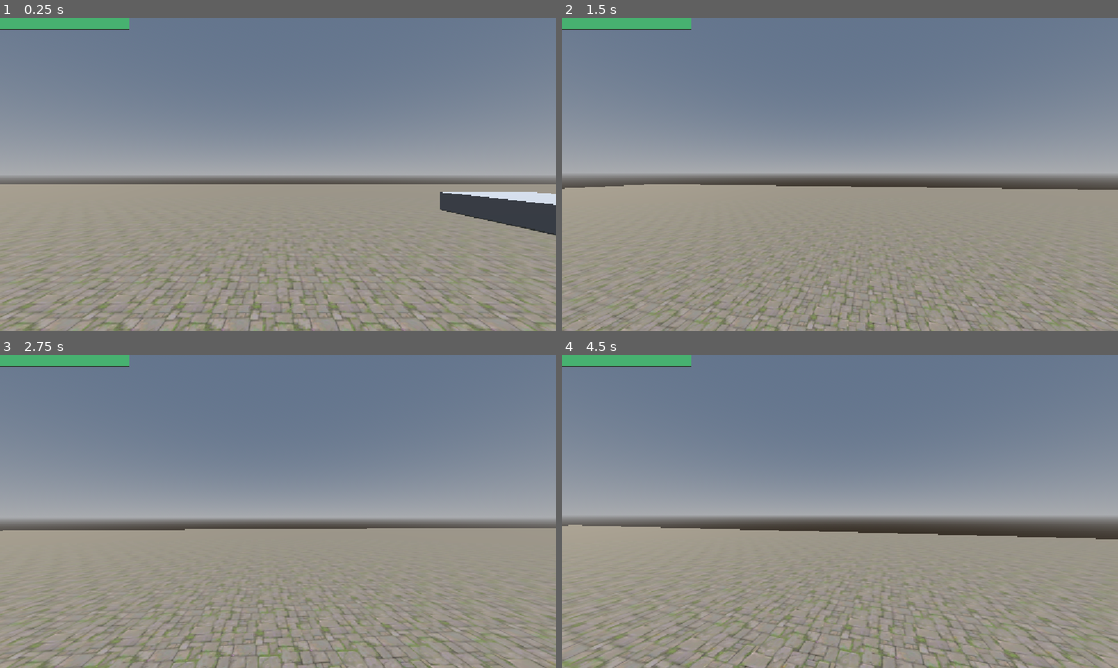
Above: before the commit, frames 1-4 (two rows, left to right).
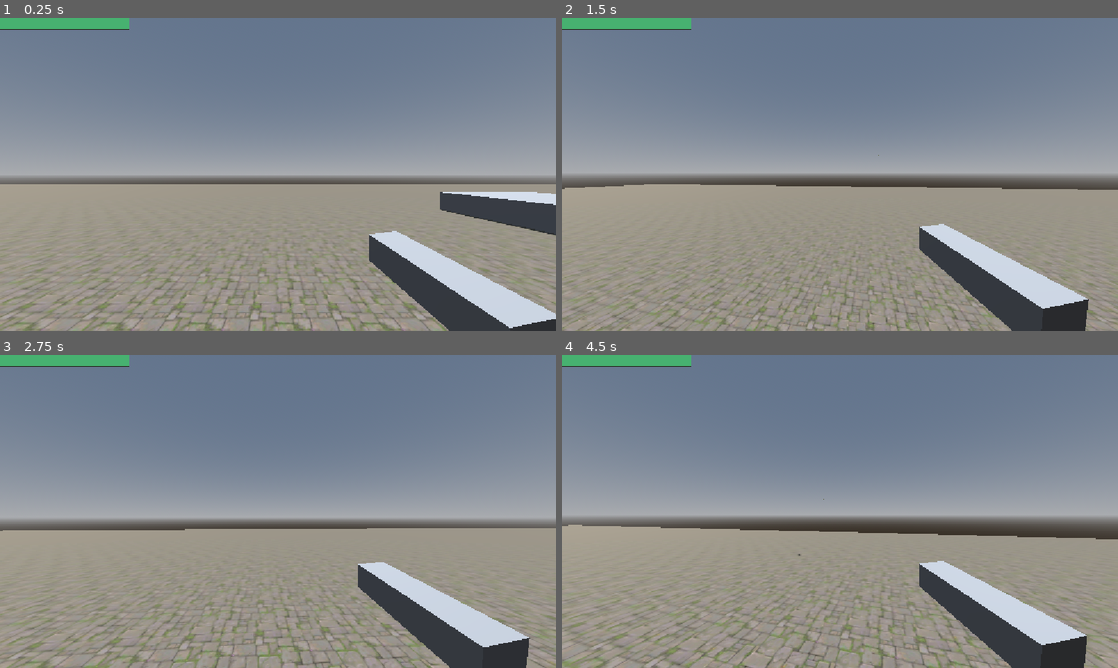
Above: after the commit, the same moments.

Repository: JoaoMoissa/COUNTING-BULLETS
Game: Godot game, scene res://scenes/wold.tscn
Two runs of this game, one before a commit and one after it. Both use one fixed random seed, a clock stepped at 60 frames per second and the inputs below. The project has no main scene, so this scene is started directly.
Inputs (mouse positions are in pixels of both pictures, inside the frame that each line leads up to):
- Up to frame 1 (0.25 s): no input
- Up to frame 2 (1.5 s): tap Enter at 0.5 s; move the mouse to (867, 174) at 0.52 s; hold W (up) from 0.53 s (still down); click (867, 174) at 0.6 s; tap Space (jump) at 0.77 s; move the mouse to (812, 174) at 1.27 s; tap Shift (sprint) at 1.35 s
- Up to frame 3 (2.75 s): keep holding W (up); tap Space (jump) at 1.52 s; click (250, 511) at 1.55 s; move the mouse to (289, 505) at 2.02 s; click (289, 505) at 2.1 s
- Up to frame 4 (4.5 s): keep holding W (up); move the mouse to (834, 517) at 2.77 s; click (834, 517) at 2.85 s; tap Space (jump) at 3.02, 3.77 s; move the mouse to (878, 514) at 3.52 s; hold Shift (sprint) 3.53-4.28 s; click (878, 514) at 3.8 s; move the mouse to (795, 508) at 4.27 s; click (795, 508) at 4.35 s

The runs differ from the first frame. In frame 1, 5.3% of the frame differs, in the area x 66-100%, y 68-100%; in frame 2, 5.0%; in frame 3, 5.1%; in frame 4, 5.0%.

Commit message:
Feat: add weapon and bullets fundations

Diff:
--- a/project.godot
+++ b/project.godot
@@ -55,6 +55,11 @@
 "events": [Object(InputEventKey,"resource_local_to_scene":false,"resource_name":"","device":-1,"window_id":0,"alt_press …(195 unchanged characters)…
 ]
 }
+shoot={
+"deadzone": 0.2,
+"events": [Object(InputEventMouseButton,"resource_local_to_scene":false,"resource_name":"","device":-1,"window_id":0,"alt_pressed":false,"shift_pressed":false,"ctrl_pressed":false,"meta_pressed":false,"button_mask":1,"position":Vector2(231, 15),"global_position":Vector2(240, 63),"factor":1.0,"button_index":1,"canceled":false,"pressed":true,"double_click":false,"script":null)
+]
+}
 
 [physics]
 
--- /dev/null
+++ b/scenes/bullet.tscn
@@ -0,0 +1,19 @@
+[gd_scene format=3 uid="uid://b7w1ce10rrs24"]
+
+[ext_resource type="Script" uid="uid://vnm4b05bi4b2" path="res://scripts/bullet.gd" id="1_mkf8s"]
+
+[sub_resource type="BoxMesh" id="BoxMesh_g4v7s"]
+size = Vector3(0.05, 0.05, 0.5)
+
+[sub_resource type="StandardMaterial3D" id="StandardMaterial3D_57qmd"]
+albedo_color = Color(1, 1, 0.44313726, 0.18431373)
+
+[node name="Bullet" type="Node3D" unique_id=2009687699]
+script = ExtResource("1_mkf8s")
+
+[node name="MeshInstance3D" type="MeshInstance3D" parent="." unique_id=494437680]
+mesh = SubResource("BoxMesh_g4v7s")
+surface_material_override/0 = SubResource("StandardMaterial3D_57qmd")
+
+[node name="RayCast3D" type="RayCast3D" parent="." unique_id=1393821387]
+target_position = Vector3(0, 0, -0.6)
--- /dev/null
+++ b/scenes/revolver.tscn
@@ -0,0 +1,14 @@
+[gd_scene format=3 uid="uid://clyyf2s1ycx38"]
+
+[sub_resource type="BoxMesh" id="BoxMesh_g4v7s"]
+size = Vector3(0.49121094, 0.12011719, 0.13574219)
+
+[node name="Revolver" type="Node3D" unique_id=187879373]
+
+[node name="MeshInstance3D" type="MeshInstance3D" parent="." unique_id=1346209894]
+transform = Transform3D(-4.371139e-08, 0, 1, 0, 1, 0, -1, 0, -4.371139e-08, 0, 0, 0)
+mesh = SubResource("BoxMesh_g4v7s")
+
+[node name="RayCast3D" type="RayCast3D" parent="." unique_id=59567347]
+transform = Transform3D(1, 0, 0, 0, 1, 0, 0, 0, 1, 0, 0, -0.24103788)
+target_position = Vector3(0, 0, -1)
--- a/scenes/wold.tscn
+++ b/scenes/wold.tscn
@@ -5,6 +5,7 @@
 [ext_resource type="PackedScene" uid="uid://bcle362tgkiik" path="res://components/health_component.tscn" id="3_baeb5"]
 [ext_resource type="PackedScene" uid="uid://dr1yh64pogsvx" path="res://entities/enemy.tscn" id="3_jcsdj"]
 [ext_resource type="PackedScene" uid="uid://msu1tfpfy18u" path="res://scenes/healthbar.tscn" id="4_e62vq"]
+[ext_resource type="PackedScene" uid="uid://clyyf2s1ycx38" path="res://scenes/revolver.tscn" id="5_u4o2j"]
 
 [sub_resource type="NavigationMesh" id="NavigationMesh_baeb5"]
 vertices = PackedVector3Array(7.5, 0.28502798, -10.25, 9.75, 0.28502798, -10.5, 9.75, 0.28502798, -37.5, -48.5, 0.28502 …(980 unchanged characters)…
@@ -80,6 +81,9 @@
 [node name="Camera3D" type="Camera3D" parent="Player/Head" unique_id=1721717442]
 current = true
 
+[node name="Revolver" parent="Player/Head/Camera3D" unique_id=187879373 instance=ExtResource("5_u4o2j")]
+transform = Transform3D(0.9876283, -0.04877264, 0.14903563, 0.064133994, 0.99291193, -0.10006751, -0.14309868, 0.10838776, 0.98375565, 0.5093621, -0.34570944, -0.67105675)
+
 [node name="HealthComponent" parent="Player" unique_id=1607970574 instance=ExtResource("3_baeb5")]
 
 [node name="Healthbar" parent="Player" unique_id=771241607 instance=ExtResource("4_e62vq")]
--- a/scripts/Player.gd
+++ b/scripts/Player.gd
@@ -1,6 +1,4 @@
 extends CharacterBody3D
-
-
 
 
 var can_take_damage: bool = true
@@ -19,10 +17,15 @@
 const BASE_FOV = 75.0
 const FOV_CHANGE = 1.5
 
+#bullets variables
+const bullet = preload("res://scenes/bullet.tscn")
+
 @onready var head = $Head
 @onready var camera = $Head/Camera3D
 @onready var health_component: Node = $HealthComponent
 @onready var healthbar = $Healthbar
+@onready var gun_barrel = $Head/Camera3D/Revolver/RayCast3D
+
 
 func _on_health_changed(new_health):
 	healthbar.health = new_health
@@ -37,6 +40,18 @@
 		head.rotate_y(-event.relative.x * SENSITIVITY)
 		camera.rotate_x(-event.relative.y * SENSITIVITY)
 		camera.rotation.x = clamp(camera.rotation.x, deg_to_rad(-40), deg_to_rad(60))
+
+
+#shoot
+func _handle_shoot():
+
+	if Input.is_action_just_pressed("shoot"):
+		var instance = bullet.instantiate()
+		instance.position = gun_barrel.global_position
+		instance.transform.basis = gun_barrel.global_transform.basis
+		get_parent().add_child(instance)
+
+
 
 func _physics_process(delta: float) -> void:
 	# Add the gravity.
@@ -82,6 +97,9 @@
 	var target_fov = BASE_FOV + FOV_CHANGE * velocity_clamped
 	camera.fov = lerp(camera.fov, target_fov, delta * 8.0)
 
+
+	_handle_shoot()
+
 	move_and_slide()
 
 
--- /dev/null
+++ b/scripts/bullet.gd
@@ -0,0 +1,14 @@
+extends Node3D
+
+const SPEED = 70.0
+
+@onready var mesh: MeshInstance3D = $MeshInstance3D
+@onready var ray: RayCast3D = $RayCast3D
+
+
+func _ready() -> void:
+	pass
+
+
+func _process(delta):
+	position += transform.basis * Vector3(0, 0, -SPEED) * delta
Not shown, added: scripts/bullet.gd.uid
